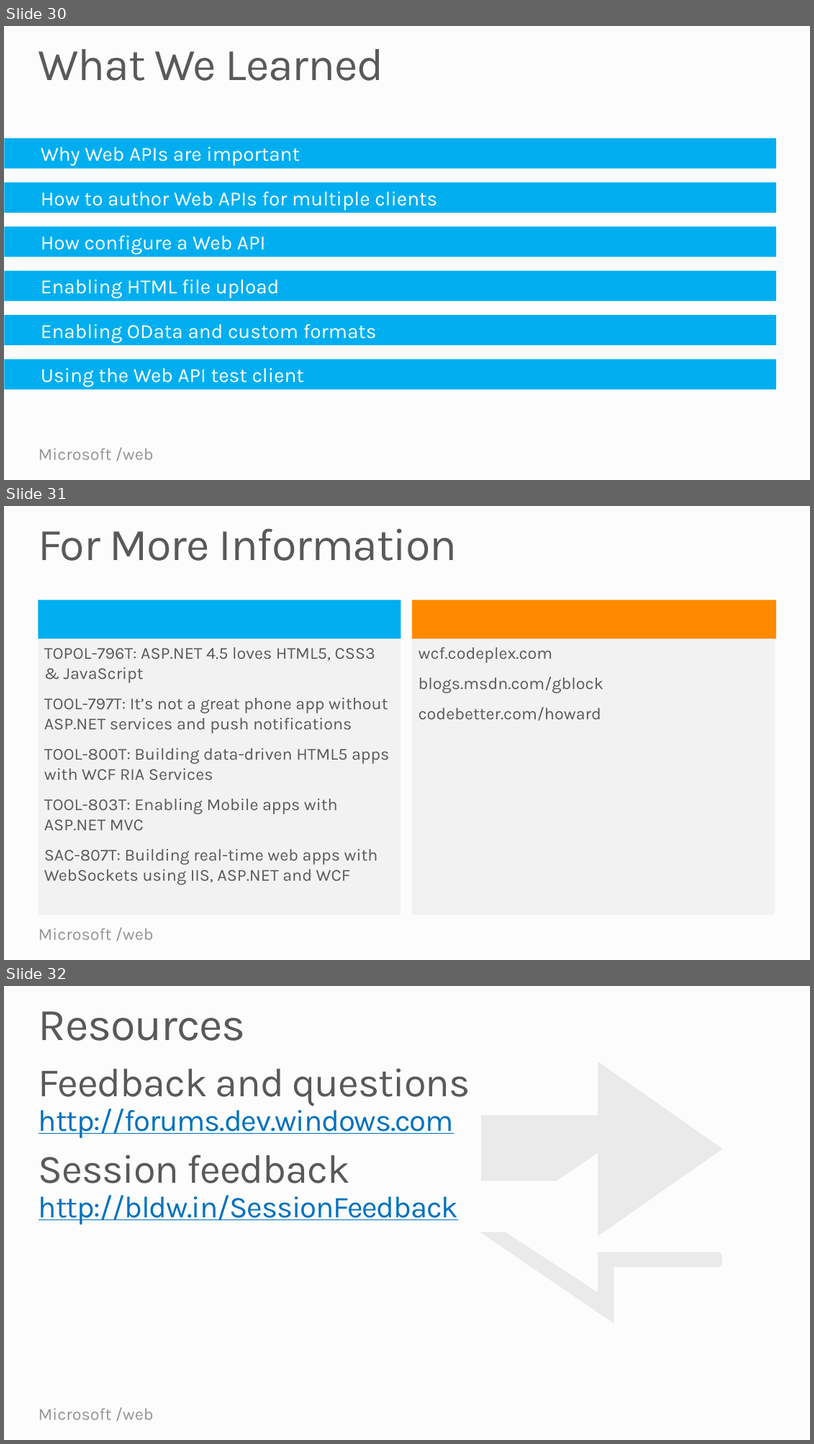
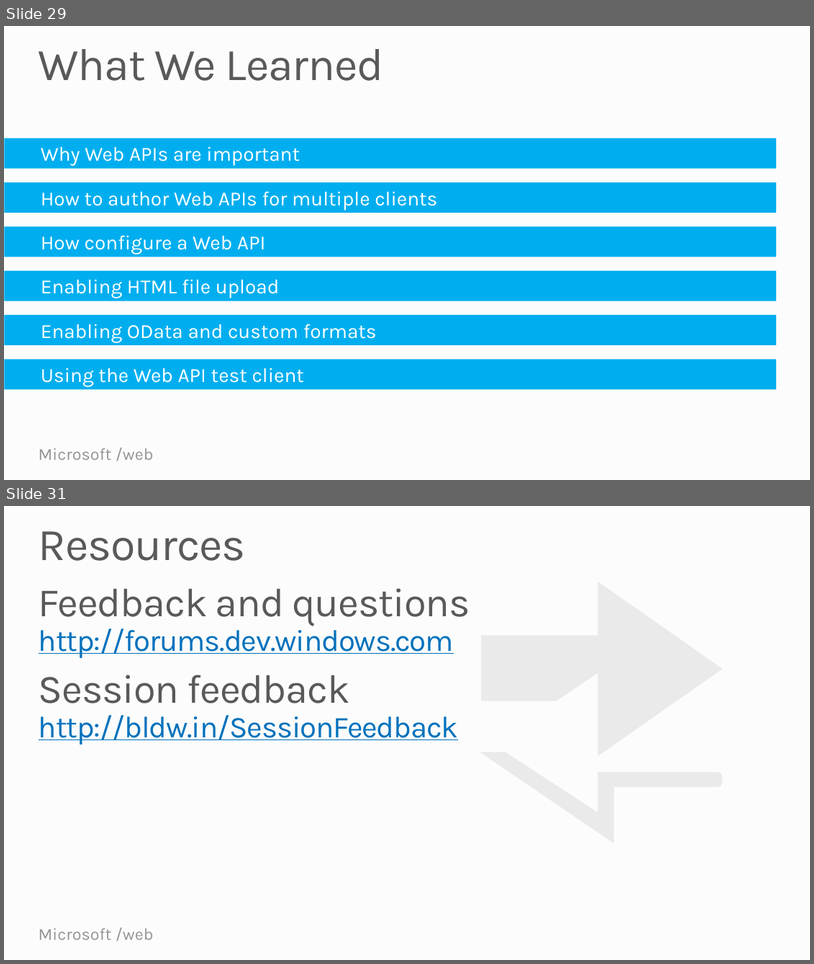
Before and after one commit to Microsoft-Web/WebTK-Presentations, a slide deck: AddingWebApiToASPNETSite/AddingWebApiToASPNETSite.pptx. Shown one above the other, each under a label of ours: slides 30, 31 and 32 before the commit, slides 29 and 31 after it; the slides between them are not shown. The pictures are 814x1444 and 814x964 pixels, drawn with LibreOffice and Linux fonts; fonts in the diff are those of the drawing. Boxes give left, top, right and bottom in pixels: in the first picture for what was removed or moved away, otherwise in the second. Text is boxed around its words. In the diff, an @@ line names an element or a change of style, - is before the commit and + after.

```diff
--- a/AddingWebApiToASPNETSite/AddingWebApiToASPNETSite.pptx
+++ b/AddingWebApiToASPNETSite/AddingWebApiToASPNETSite.pptx
@@ slide 31 removed at [4, 506, 810, 960], background #FCFCFC; not listed: 2 template elements that a slide beside it also shows @@
@@ title removed at [39, 528, 458, 561] @@
-For More Information
@@ rectangle removed at [38, 600, 401, 914] @@
-TOPOL-796T: ASP.NET 4.5 loves HTML5, CSS3 & JavaScript
-TOOL-797T: It’s not a great phone app without ASP.NET services and push notifications
-TOOL-800T: Building data-driven HTML5 apps with WCF RIA Services
-TOOL-803T: Enabling Mobile apps with ASP.NET MVC
-SAC-807T: Building real-time web apps with WebSockets using IIS, ASP.NET and WCF
@@ rectangle removed at [38, 600, 401, 638] @@
-Related sessions
@@ rectangle removed at [412, 600, 775, 914] @@
-wcf.codeplex.com
-blogs.msdn.com/gblock
-codebetter.com/howard
@@ rectangle removed at [412, 600, 777, 638] @@
-Documentation & articles
@@ what was slide 30 is now slide 29 @@
@@ what was slide 32 is now slide 31 @@
```
Also in this commit, not shown: 1 slide changed, 6 slides added, 6 other slides removed.
